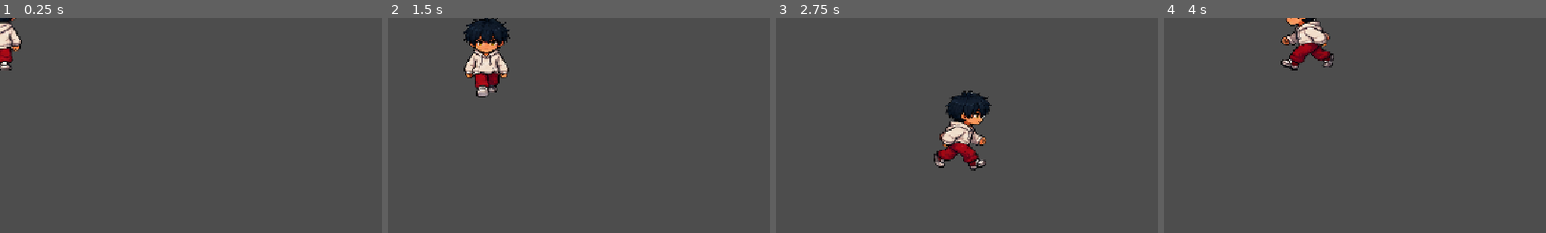
Above: before the commit, frames 1-4 (left to right).
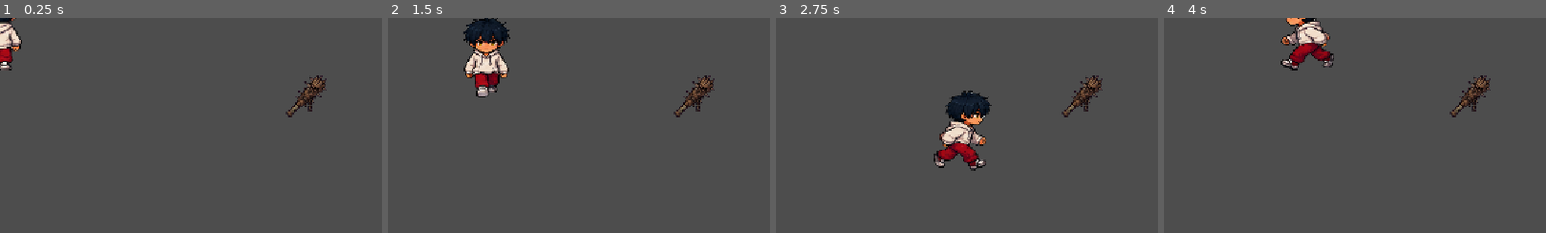
Above: after the commit, the same moments.

Repository: anisiojunior77/ProjetoX
Game: Godot game, scene res://main.tscn
The game is run twice, just before and just after one commit, with the same random seed, the same clock (stepped at 60 frames per second) and the same inputs.
Inputs (mouse positions are % of the whole screen's width and height, from its top left):
- Up to frame 1 (0.25 s): no input
- Up to frame 2 (1.5 s): tap Enter at 0.5 s; move the mouse to (72, 45) at 0.52 s; press the mouse at (72, 45) at 0.53 s; hold D (move_right) 0.53-1.28 s; tap E (interact, bound only after the commit) at 0.8, 1.35 s; move the mouse to (30, 55) at 1.27 s; release the mouse at (30, 55) at 1.28 s; hold S (move_down) from 1.28 s (still down)
- Up to frame 3 (2.75 s): click (30, 55) at 1.55 s; move the mouse to (60, 28) at 2.02 s; release S (move_down) at 2.03 s; press the mouse at (60, 28) at 2.03 s; hold D (move_right) from 2.03 s (still down); tap E (interact, bound only after the commit) at 2.3 s
- Up to frame 4 (4 s): move the mouse to (45, 70) at 2.77 s; release D (move_right) at 2.78 s; release the mouse at (45, 70) at 2.78 s; hold W (move_up) 2.78-3.53 s; tap E (interact, bound only after the commit) at 2.85, 3.8 s; click (45, 70) at 3.05 s; move the mouse to (80, 65) at 3.52 s; press the mouse at (80, 65) at 3.53 s; hold A (move_left) from 3.53 s (still down)
The pictures show only the part of the screen within x 0-50%, y 0-50%; the shares and areas given below are measured in that part.

The runs differ from the first frame. In frame 1, 0.7% of the frame differs, in the area x 74-86%, y 26-47%; in frame 2, 0.7%; in frame 3, 0.7%; in frame 4, 0.7%.

Commit message:
Adiciona arma no chao e pegar com E

Diff:
--- a/main.tscn
+++ b/main.tscn
@@ -1,8 +1,12 @@
 [gd_scene format=3 uid="uid://cchhdycf5nety"]
 
 [ext_resource type="PackedScene" uid="uid://cfo2y6shablnf" path="res://scenes/player/player.tscn" id="1_ig7tw"]
+[ext_resource type="PackedScene" uid="uid://csnius4o7hp76" path="res://scenes/weapons/arma.tscn" id="2_0xm2m"]
 
 [node name="Main" type="Node2D" unique_id=1714012128]
 
 [node name="Player" parent="." unique_id=973985154 instance=ExtResource("1_ig7tw")]
 position = Vector2(2, 17)
+
+[node name="Arma" parent="." unique_id=1224279569 instance=ExtResource("2_0xm2m")]
+position = Vector2(463, 118)
--- a/project.godot
+++ b/project.godot
@@ -42,6 +42,16 @@
 "events": [Object(InputEventKey,"resource_local_to_scene":false,"resource_name":"","device":-1,"window_id":0,"alt_press …(192 unchanged characters)…
 ]
 }
+interact={
+"deadzone": 0.2,
+"events": [Object(InputEventKey,"resource_local_to_scene":false,"resource_name":"","device":-1,"window_id":0,"alt_pressed":false,"shift_pressed":false,"ctrl_pressed":false,"meta_pressed":false,"pressed":false,"keycode":0,"physical_keycode":69,"key_label":0,"unicode":101,"location":0,"echo":false,"script":null)
+]
+}
+attack={
+"deadzone": 0.2,
+"events": [Object(InputEventMouseButton,"resource_local_to_scene":false,"resource_name":"","device":-1,"window_id":0,"alt_pressed":false,"shift_pressed":false,"ctrl_pressed":false,"meta_pressed":false,"button_mask":0,"position":Vector2(0, 0),"global_position":Vector2(0, 0),"factor":1.0,"button_index":1,"canceled":false,"pressed":false,"double_click":false,"script":null)
+]
+}
 
 [physics]
 
--- /dev/null
+++ b/scenes/weapons/arma.gd
@@ -0,0 +1,24 @@
+extends Area2D
+
+var player_perto = null
+
+func _ready():
+	print("Arma pronta")
+	body_entered.connect(_on_body_entered)
+	body_exited.connect(_on_body_exited)
+
+func _on_body_entered(body):
+	print("Entrou alguém: ", body.name)
+	if body.is_in_group("player"):
+		player_perto = body
+		print("É o player!")
+
+func _on_body_exited(body):
+	if body == player_perto:
+		player_perto = null
+
+func _process(_delta):
+	if player_perto and Input.is_action_just_pressed("interact"):
+		print("Apertou E")
+		player_perto.pegar_arma()
+		queue_free()
--- /dev/null
+++ b/scenes/weapons/arma.tscn
@@ -0,0 +1,17 @@
+[gd_scene format=3 uid="uid://csnius4o7hp76"]
+
+[ext_resource type="Texture2D" uid="uid://erds6prwqiq" path="res://assets/sprites/weapons/clava.png" id="1_bgrb3"]
+[ext_resource type="Script" uid="uid://eu4yygwk4yy5" path="res://scenes/weapons/arma.gd" id="1_yqbp5"]
+
+[sub_resource type="RectangleShape2D" id="RectangleShape2D_sh2wn"]
+size = Vector2(58, 60)
+
+[node name="Arma" type="Area2D" unique_id=1224279569]
+script = ExtResource("1_yqbp5")
+
+[node name="CollisionShape2D" type="CollisionShape2D" parent="." unique_id=1903960811]
+position = Vector2(0, 1)
+shape = SubResource("RectangleShape2D_sh2wn")
+
+[node name="Sprite2D" type="Sprite2D" parent="." unique_id=994036813]
+texture = ExtResource("1_bgrb3")
--- a/scripts/player/player.gd
+++ b/scripts/player/player.gd
@@ -1,5 +1,6 @@
 extends CharacterBody2D
 
+var tem_arma = false
 const SPEED = 200.0
 var health = 100
 var ultima_direcao = "down"
@@ -29,3 +30,11 @@
 func take_damage(valor):
 	health -= valor
 	print("Vida do jogador: ", health)
+
+func pegar_arma():
+		tem_arma = true
+		print("Peguei a arma!")
+
+func _input(event):
+	if event.is_action_pressed("attack") and tem_arma:
+		print("Ataque!")
Binary file added: assets/sprites/weapons/clava.png
Not shown, added: assets/sprites/weapons/clava.png.import
Not shown, added: scenes/weapons/arma.gd.uid
